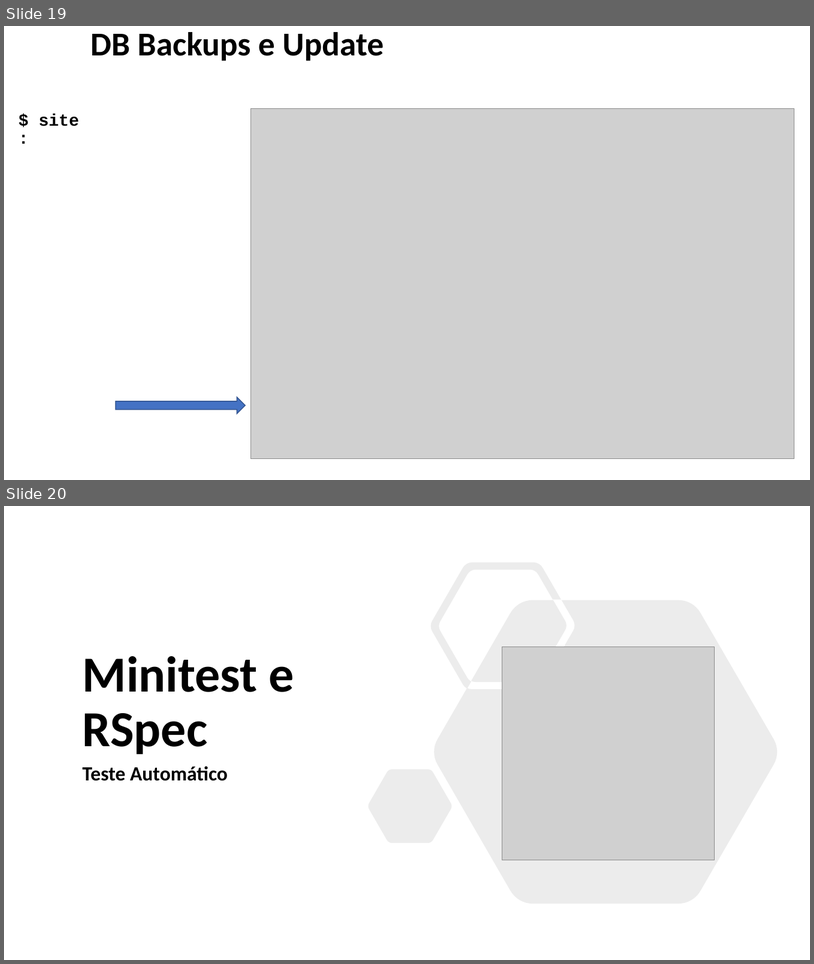
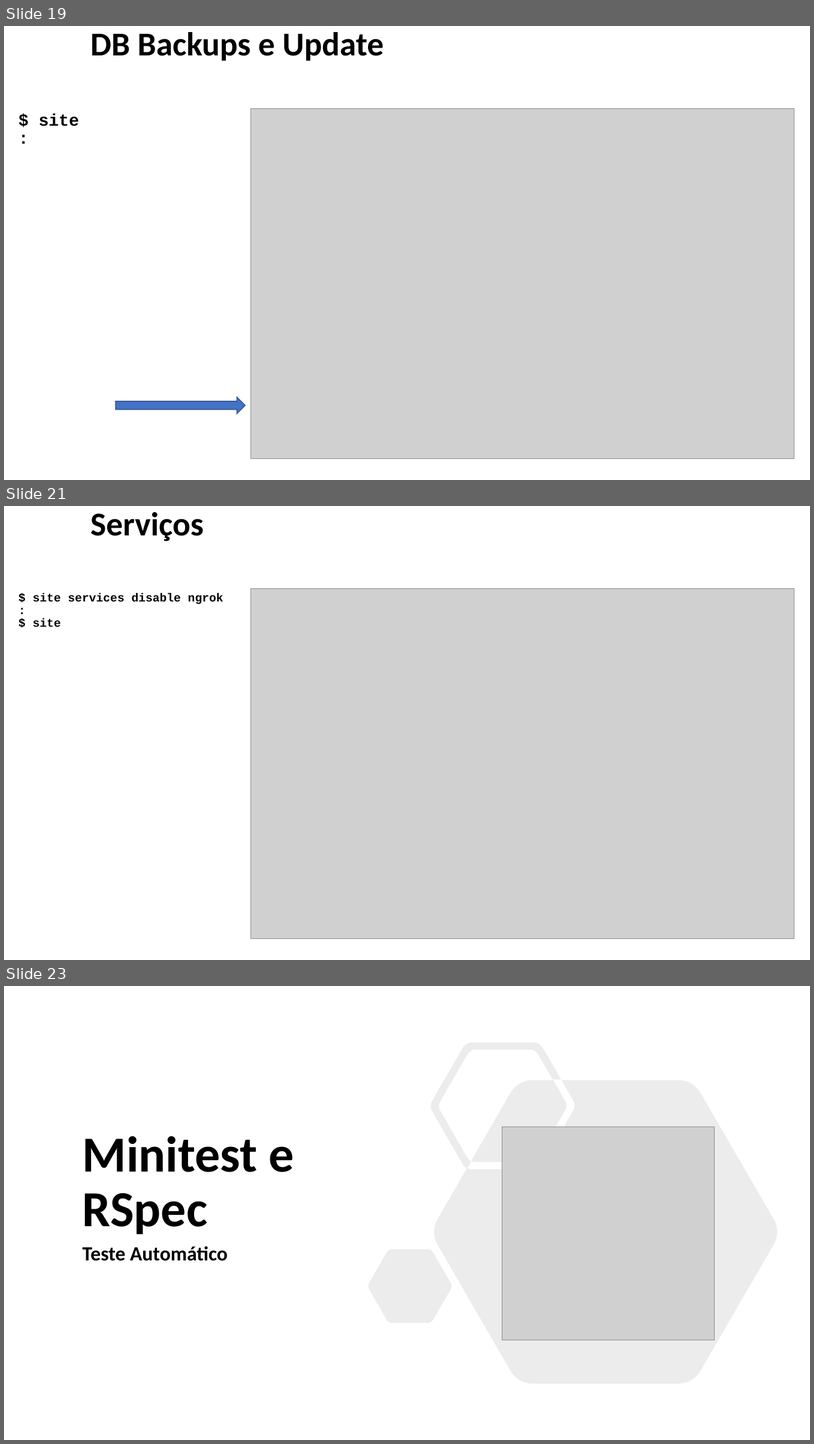
Before and after one commit to enogrob/research-obras-devtools, a slide deck: obras/obras-devtools.pptx. Shown one above the other, each under a label of ours: slides 19 and 20 before the commit, slides 19, 21 and 23 after it; the slides between them are not shown. The pictures are 814x964 and 814x1444 pixels, drawn with LibreOffice and Linux fonts; fonts in the diff are those of the drawing; grey boxes stand for pictures; background and template pictures are left out. Boxes give left, top, right and bottom in pixels: in the first picture for what was removed or moved away, otherwise in the second. Text is boxed around its words. In the diff, an @@ line names an element or a change of style, - is before the commit and + after.

```diff
--- a/obras/obras-devtools.pptx
+++ b/obras/obras-devtools.pptx
@@ slide 21 added at [4,506,810,960], background #FFFFFF @@
@@ title added at [90,512,204,541], 39.6 pt, text #000000, bold @@
+Serviços
@@ text added at [33,593,224,627], 14 pt, text #000000, bold @@
+$ site services disable ngrok
+:
+$ site
@@ picture added at [251,588,795,939] @@
@@ what was slide 20 is now slide 23 @@
```
Also in this commit, not shown: 2 other slides added.
